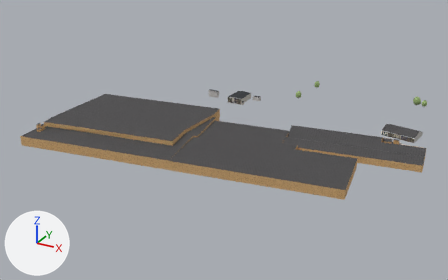
Renders of the glTF model viewer/districts/2030-haven/chunks/c_7_-5.glb from each side of a commit.
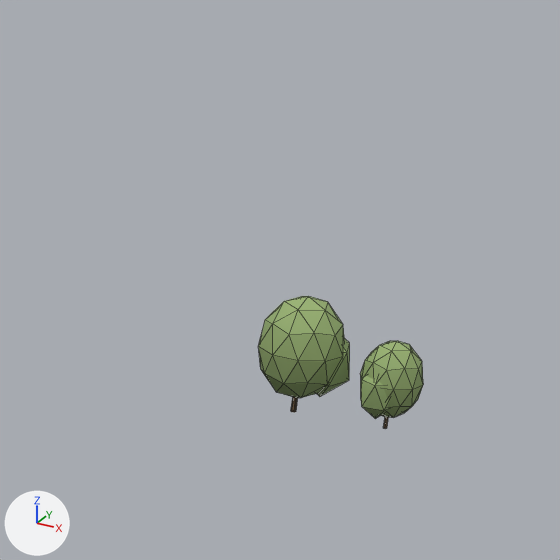
The first picture shows the older version from a camera (50 mm lens) standing at (2146.0, -1729.0, 252.0) and looking at (1856.0, -1202.0, -11.0). The close-ups show the older and then the newer version on the part from 87% to 98% of the width and 25% to 42% of the height of that picture. Only the edits that show in the close-ups are written down. Lighting does not change. The marker at lower left points along +X, +Y and +Z. The close-ups show mesh edges as thin lines. Where no turn or scale is listed for an object, it has been applied to the vertices. Vertices at exactly the same position are counted once.

In view in the first close-up: 'tree_round_1.001', 'tree_round_1.002'.
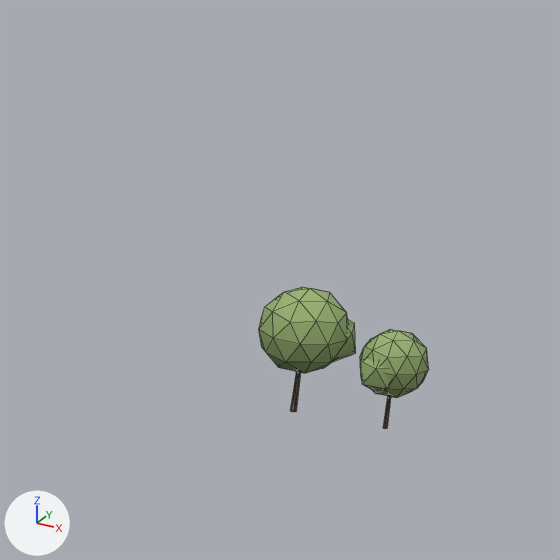
The edits, one by one:
me_tree_round_1 is used by ob_tree_round_1_001; parent ob_trees_7__5; location (128.5, 42.5, 5.985); rotation (0.0, 0.0, -0.484), in degrees (0, 0, -28); scale (5.99, 5.99, 5.99).
Before the commit, vertices of me_tree_round_1: 7 (-0.01, 0.03, 0.06), 8 (0.01, 0.02, 0.06), 14 (0.01, -0.02, 0.06), 20 (-0.01, -0.03, 0.06), 27 (-0.04, -0.02, 0.06).
Before the commit, vertices of me_tree_round_1: 29 (-0.04, 0.02, 0.06).
me_tree_round_1 had 66 vertices, 120 faces and spanned x -0.68..0.68, y -0.7..0.7, z -1.0..1.0.
me_tree_round_1 now has 66 vertices, 120 faces and spans x -0.67..0.67, y -0.69..0.69, z -1.0..1.0.
me_tree_round_1 part 1: the loose piece of 42 vertices spanning x -0.68..0.65, y -0.7..0.7, z -0.76..1.0 is scaled about its middle by (0.989, 0.989, 0.767), then moved by (0.0, 0.0, 0.21).
me_tree_round_1 part 2: the loose piece of 12 vertices spanning x -0.17..0.68, y -0.13..0.68, z -0.72..0.52 is scaled about its middle by (0.989, 0.989, 0.712), then moved by (0.0, 0.0, 0.32).
Part 3, on me_tree_round_1:
Vertices 7, 8, 14, 20, 27, 29 of me_tree_round_1 move by (0.0, 0.0, -0.35).
Object 'tree_round_1.001' (ob_tree_round_1_001) moves from (128.5, 42.5, 5.985) to (128.5, 42.5, 6.389).
Object 'tree_round_1.001' (ob_tree_round_1_001) is rescaled from (5.99, 5.99, 5.99) to (6.34, 6.34, 6.39).
Object 'tree_round_1.002' (ob_tree_round_1_002) moves from (137.3, 42.19, 4.505) to (137.3, 42.19, 5.034).
Object 'tree_round_1.002' (ob_tree_round_1_002) is rescaled from (4.33, 4.33, 4.5) to (4.79, 4.79, 5.03).

Boxes [x1, y1, x2, y2] around the edits, measured in the close-ups (560 x 560 px; the box of a moved part takes in the faces that stretch with it):
'tree_round_1.001', reshaped, moved, rescaled (8% taller): before [258, 296, 350, 412]; after [259, 287, 356, 412]
'tree_round_1.002', reshaped, moved, rescaled (9% wider, 13% taller): before [360, 341, 423, 429]; after [360, 329, 429, 429]
part 1 of me_tree_round_1, moved or reshaped: before [258, 296, 423, 418]; after [259, 287, 429, 398]
part 2 of me_tree_round_1, moved or reshaped: before [317, 338, 389, 419]; after [333, 320, 391, 393]
part 3 of me_tree_round_1, moved or reshaped (mostly hidden): before [291, 397, 388, 429]; after [290, 372, 391, 429]
